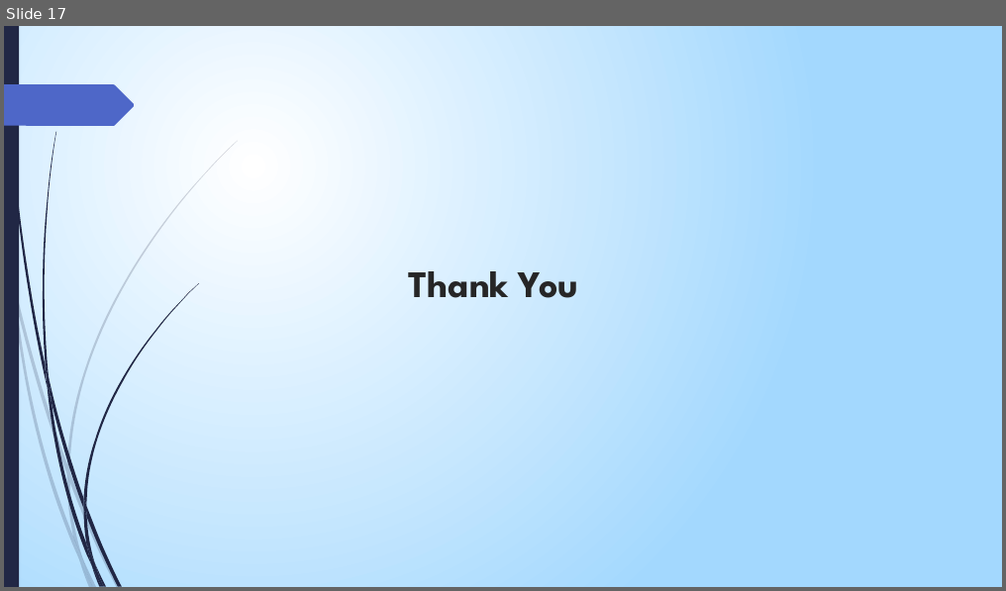
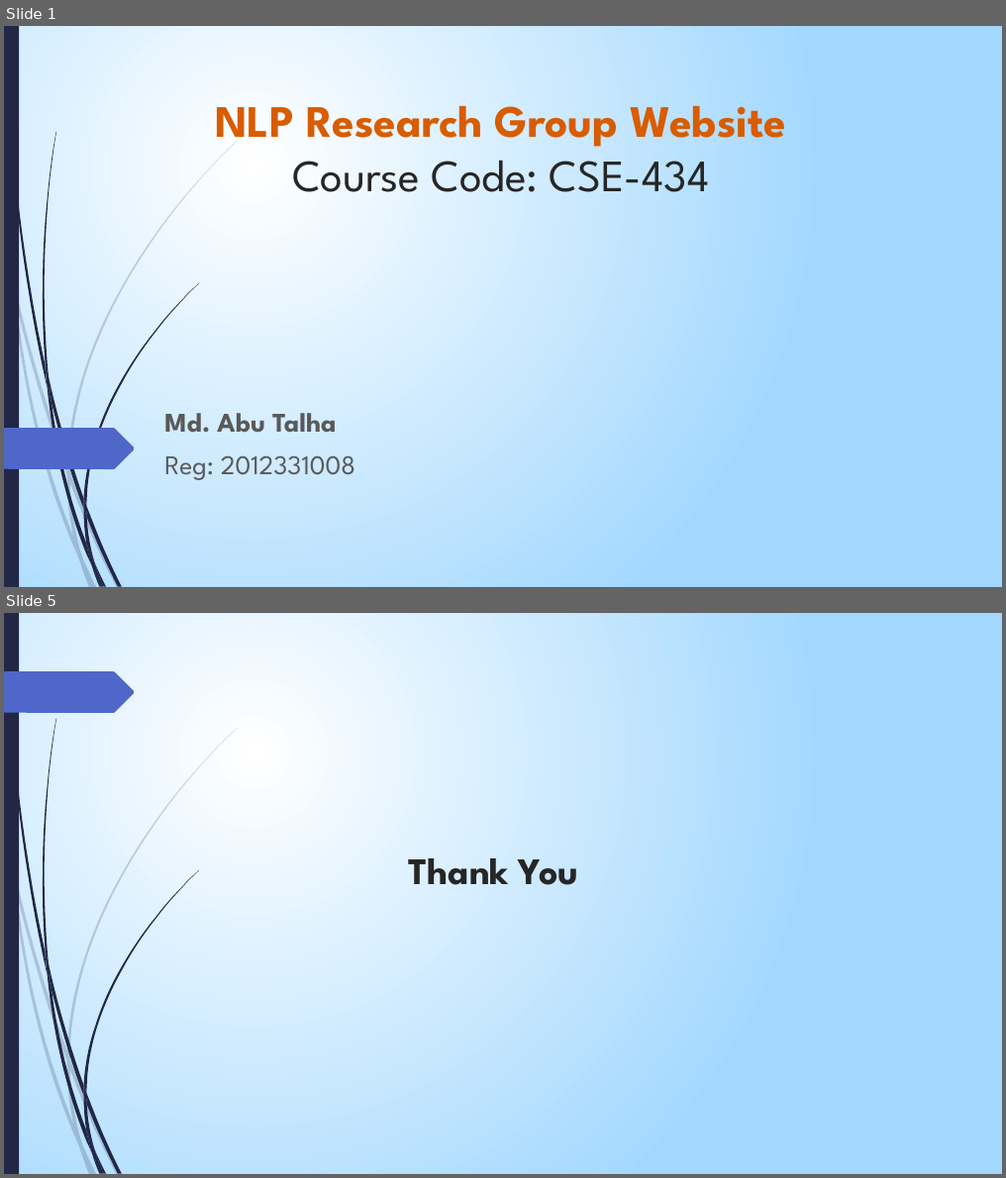
Before and after one commit to talha08/nlp_lab_sust, a slide deck: 200.pptx. Shown one above the other, each under a label of ours: slide 17 before the commit, slides 1 and 5 after it; the slides between them are not shown. The pictures are 1006x591 and 1006x1178 pixels, drawn with LibreOffice and Linux fonts; fonts in the diff are those of the drawing. Boxes give left, top, right and bottom in pixels: in the first picture for what was removed or moved away, otherwise in the second. Text is boxed around its words. In the diff, an @@ line names an element or a change of style, - is before the commit and + after.

```diff
--- a/200.pptx
+++ b/200.pptx
@@ slide 1 added at <box>4,26,1002,587</box>, background gradient #FFFFFF to #A3D7FF; not listed: 23 template elements that a slide beside it also shows @@
@@ title added at <box>215,105,786,192</box>, 43.2 pt, text #D85C00, bold @@
+NLP Research Group Website
+Course Code: CSE-434
@@ freeform shape added at <box>4,428,135,470</box>, fill #4E67C8 @@
@@ text added at <box>164,413,356,480</box>, 26 pt, text #595959 @@
+Md. Abu Talha
+Reg: 2012331008
@@ what was slide 17 is now slide 5 @@
```
Also in this commit, not shown: 2 slides changed, 1 other slide added, 14 slides removed, 15 other files.
